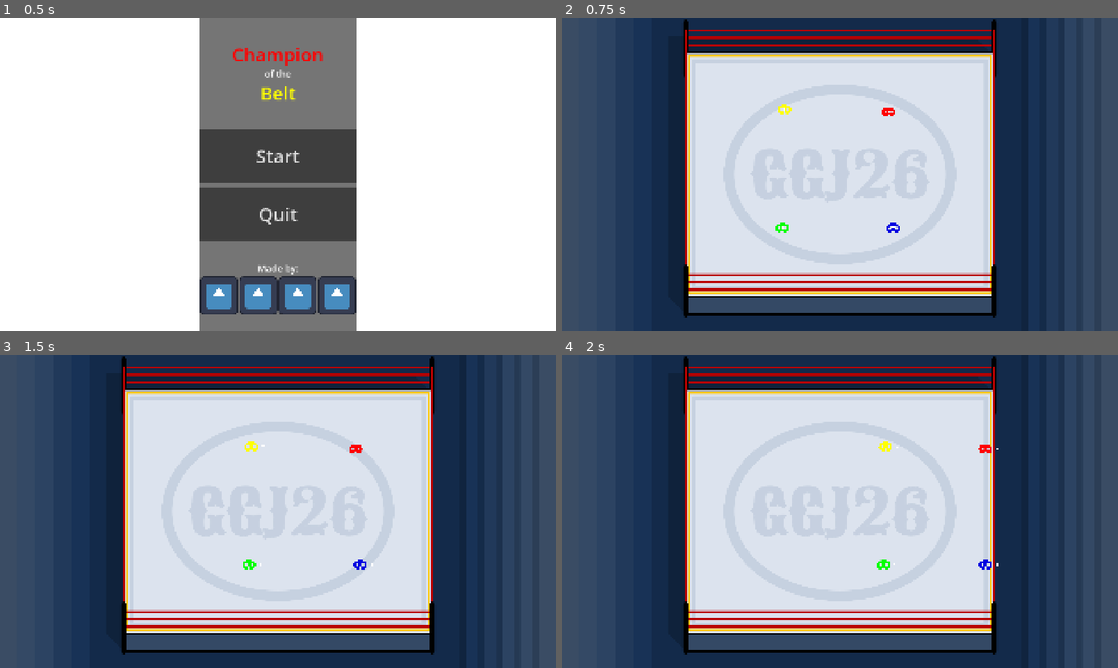
Above: before the commit, frames 1-4 (two rows, left to right).
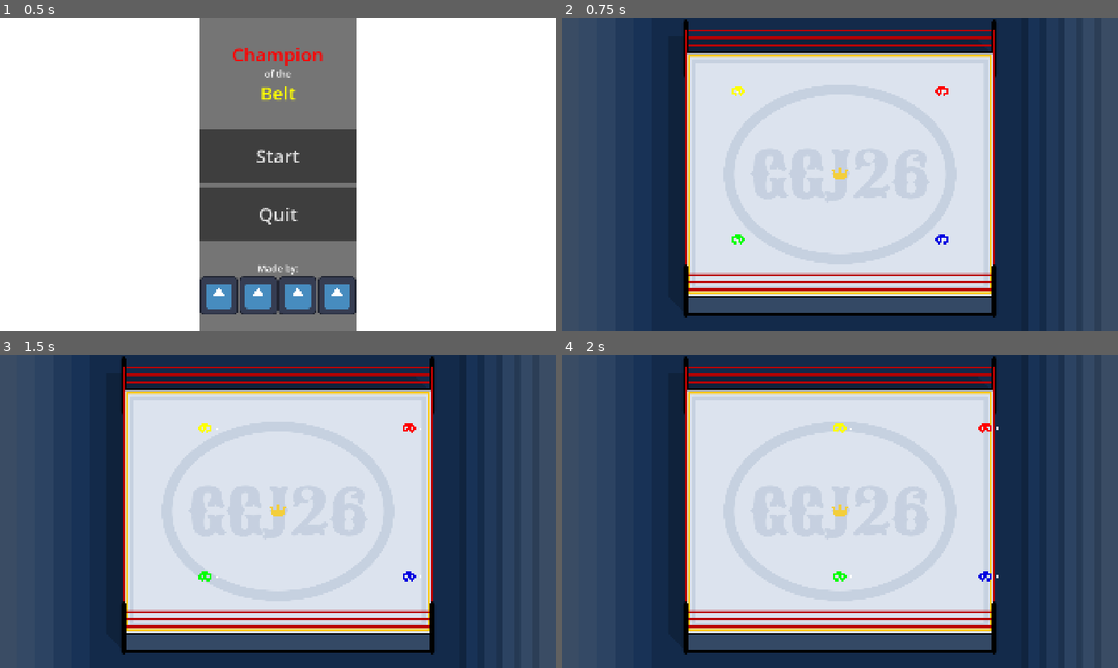
Above: after the commit, the same moments.

Repository: DeepRestGames/global-game-jam-2026
Game: Godot game, scene res://Scenes/main_menu.tscn
Two runs of this game, one before a commit and one after it. Both use one fixed random seed, a clock stepped at 60 frames per second and the inputs below. The engine's default icon, where the game draws it, is replaced by a stand-in: a white triangle on a blue panel in a dark square.
Inputs (mouse positions are in pixels of both pictures, inside the frame that each line leads up to):
- Up to frame 1 (0.5 s): no input
- Up to frame 2 (0.75 s): click "Start" at 0.5 s
- Up to frame 3 (1.5 s): tap Enter at 1.25 s; move the mouse to (400, 495) at 1.27 s; press the mouse at (400, 495) at 1.28 s; hold D (move_right) from 1.28 s (still down)
- Up to frame 4 (2 s): keep holding D (move_right)

Frame 1 is identical in both runs. In frame 2, 0.5% of the frame differs, in the area x 30-70%, y 21-73%; in frame 3, 0.5%; in frame 4, 0.5%, in the area x 48-79%, y 21-73%.

Commit message:
added knockout minigame

Diff:
--- /dev/null
+++ b/global-game-jam-2026/Scenes/belt/belt.tscn
@@ -0,0 +1,21 @@
+[gd_scene format=3 uid="uid://daiealbrrehsm"]
+
+[ext_resource type="Script" uid="uid://birrjf1v6gxct" path="res://scripts/belt/belt.gd" id="1_cynax"]
+[ext_resource type="Texture2D" uid="uid://itr7fydwpab0" path="res://art/crown-solid-full.svg" id="2_h05bw"]
+
+[sub_resource type="CircleShape2D" id="CircleShape2D_0t73s"]
+radius = 32.0
+
+[node name="Belt" type="Area2D" unique_id=542052037]
+visible = false
+script = ExtResource("1_cynax")
+
+[node name="Sprite2D" type="Sprite2D" parent="." unique_id=506609313]
+modulate = Color(0.9534305, 0.80704635, 0.23240986, 1)
+scale = Vector2(0.1, 0.1)
+texture = ExtResource("2_h05bw")
+
+[node name="CollisionShape2D" type="CollisionShape2D" parent="." unique_id=53165648]
+shape = SubResource("CircleShape2D_0t73s")
+
+[connection signal="body_entered" from="." to="." method="_on_body_entered"]
--- a/global-game-jam-2026/Scenes/game_scene.tscn
+++ b/global-game-jam-2026/Scenes/game_scene.tscn
@@ -3,7 +3,8 @@
 [ext_resource type="Script" uid="uid://co0xlb5mcbjqu" path="res://scripts/environment/camera.gd" id="1_b6fju"]
 [ext_resource type="Script" uid="uid://bk3s2boednv7" path="res://scripts/environment/ring.gd" id="1_x87qo"]
 [ext_resource type="Texture2D" uid="uid://dgog2ix0inyea" path="res://art/arena_background.png" id="3_bw6k5"]
-[ext_resource type="PackedScene" uid="uid://b36wdrqemc1e" path="res://scenes/player/player.tscn" id="3_ycayy"]
+[ext_resource type="PackedScene" uid="uid://b36wdrqemc1e" path="res://Scenes/player/player.tscn" id="3_ycayy"]
+[ext_resource type="PackedScene" uid="uid://daiealbrrehsm" path="res://Scenes/belt/belt.tscn" id="5_y3j0m"]
 
 [sub_resource type="WorldBoundaryShape2D" id="WorldBoundaryShape2D_oqyrl"]
 
@@ -40,6 +41,8 @@
 texture = ExtResource("3_bw6k5")
 
 [node name="StaticBody2D" type="StaticBody2D" parent="Ring" unique_id=1511064073]
+collision_layer = 2
+collision_mask = 2
 
 [node name="CollisionShape2D" type="CollisionShape2D" parent="Ring/StaticBody2D" unique_id=431483282]
 position = Vector2(0, 416)
@@ -80,26 +83,30 @@
 shape = SubResource("RectangleShape2D_rurhu")
 
 [node name="Player" parent="." unique_id=881583183 instance=ExtResource("3_ycayy")]
-position = Vector2(-192, -224)
+position = Vector2(-352, -288)
 scale = Vector2(0.4, 0.4)
 
 [node name="Player2" parent="." unique_id=825266784 instance=ExtResource("3_ycayy")]
-position = Vector2(168, -216)
+position = Vector2(352, -288)
 scale = Vector2(0.4, 0.4)
 player_color = Color(1, 0, 0, 1)
 player_num = 1
 
 [node name="Player3" parent="." unique_id=1839694508 instance=ExtResource("3_ycayy")]
-position = Vector2(-200, 184)
+position = Vector2(-352, 224)
 scale = Vector2(0.4, 0.4)
 player_color = Color(0.011764706, 1, 0, 1)
 player_num = 2
 
 [node name="Player4" parent="." unique_id=49969423 instance=ExtResource("3_ycayy")]
-position = Vector2(184, 184)
+position = Vector2(352, 224)
 scale = Vector2(0.4, 0.4)
 player_color = Color(0, 0, 0.8784314, 1)
 player_num = 3
 
+[node name="Belt" parent="." unique_id=542052037 instance=ExtResource("5_y3j0m")]
+visible = true
+is_active = true
+
 [connection signal="body_entered" from="Ring/Border" to="Ring" method="_on_border_body_entered"]
 [connection signal="body_exited" from="Ring/Border" to="Ring" method="_on_border_body_exited"]
--- /dev/null
+++ b/global-game-jam-2026/Scenes/knockout_minigame/knockout_minigame.tscn
@@ -0,0 +1,133 @@
+[gd_scene format=3 uid="uid://ha6xmy26ea2q"]
+
+[ext_resource type="Script" uid="uid://ct2gaa3uoe6dj" path="res://scripts/knockout_minigame/knockout_minigame.gd" id="1_o2p6u"]
+[ext_resource type="Texture2D" uid="uid://dyb24fuoim8yi" path="res://art/kenney_input_prompts/generic_button.png" id="3_d73lk"]
+[ext_resource type="Texture2D" uid="uid://bkh15lbxk8ba2" path="res://art/kenney_input_prompts/generic_button_pressed.png" id="3_t6sho"]
+[ext_resource type="Texture2D" uid="uid://dk4e3hqpaq5ds" path="res://art/kenney_input_prompts/flair_circle_0.png" id="4_q6enr"]
+[ext_resource type="Texture2D" uid="uid://5jpk2ikkj057" path="res://art/kenney_input_prompts/flair_circle_8.png" id="5_pfxj0"]
+
+[sub_resource type="Animation" id="Animation_t6sho"]
+length = 0.001
+tracks/0/type = "value"
+tracks/0/imported = false
+tracks/0/enabled = true
+tracks/0/path = NodePath("ButtonPressed:visible")
+tracks/0/interp = 1
+tracks/0/loop_wrap = true
+tracks/0/keys = {
+"times": PackedFloat32Array(0),
+"transitions": PackedFloat32Array(1),
+"update": 1,
+"values": [false]
+}
+tracks/1/type = "value"
+tracks/1/imported = false
+tracks/1/enabled = true
+tracks/1/path = NodePath("ButtonIdle:visible")
+tracks/1/interp = 1
+tracks/1/loop_wrap = true
+tracks/1/keys = {
+"times": PackedFloat32Array(0),
+"transitions": PackedFloat32Array(1),
+"update": 1,
+"values": [true]
+}
+
+[sub_resource type="Animation" id="Animation_d73lk"]
+resource_name = "action_button_toggle"
+length = 0.2
+loop_mode = 1
+step = 0.05
+tracks/0/type = "value"
+tracks/0/imported = false
+tracks/0/enabled = true
+tracks/0/path = NodePath("ButtonPressed:visible")
+tracks/0/interp = 1
+tracks/0/loop_wrap = true
+tracks/0/keys = {
+"times": PackedFloat32Array(0, 0.1),
+"transitions": PackedFloat32Array(1, 1),
+"update": 1,
+"values": [true, false]
+}
+tracks/1/type = "value"
+tracks/1/imported = false
+tracks/1/enabled = true
+tracks/1/path = NodePath("ButtonIdle:visible")
+tracks/1/interp = 1
+tracks/1/loop_wrap = true
+tracks/1/keys = {
+"times": PackedFloat32Array(0, 0.1),
+"transitions": PackedFloat32Array(1, 1),
+"update": 1,
+"values": [false, true]
+}
+
+[sub_resource type="AnimationLibrary" id="AnimationLibrary_t6sho"]
+_data = {
+&"RESET": SubResource("Animation_t6sho"),
+&"action_button_toggle": SubResource("Animation_d73lk")
+}
+
+[node name="KnockoutMinigame" type="Control" unique_id=242296841]
+layout_mode = 3
+anchors_preset = 0
+script = ExtResource("1_o2p6u")
+
+[node name="AnimationPlayer" type="AnimationPlayer" parent="." unique_id=1476927352]
+libraries/ = SubResource("AnimationLibrary_t6sho")
+autoplay = &"action_button_toggle"
+
+[node name="ButtonIdle" type="TextureRect" parent="." unique_id=585083997]
+layout_mode = 1
+anchors_preset = 8
+anchor_left = 0.5
+anchor_top = 0.5
+anchor_right = 0.5
+anchor_bottom = 0.5
+offset_left = -64.0
+offset_top = -76.0
+offset_right = 64.0
+offset_bottom = 52.0
+grow_horizontal = 2
+grow_vertical = 2
+texture = ExtResource("3_d73lk")
+expand_mode = 1
+stretch_mode = 5
+
+[node name="ButtonPressed" type="TextureRect" parent="." unique_id=708142106]
+visible = false
+layout_mode = 1
+anchors_preset = 8
+anchor_left = 0.5
+anchor_top = 0.5
+anchor_right = 0.5
+anchor_bottom = 0.5
+offset_left = -64.0
+offset_top = -76.0
+offset_right = 64.0
+offset_bottom = 52.0
+grow_horizontal = 2
+grow_vertical = 2
+texture = ExtResource("3_t6sho")
+expand_mode = 1
+stretch_mode = 5
+
+[node name="TextureProgressBar" type="TextureProgressBar" parent="." unique_id=495602964]
+layout_mode = 1
+anchors_preset = 8
+anchor_left = 0.5
+anchor_top = 0.5
+anchor_right = 0.5
+anchor_bottom = 0.5
+offset_left = 34.0
+offset_top = -86.0
+offset_right = 98.0
+offset_bottom = -22.0
+grow_horizontal = 2
+grow_vertical = 2
+size_flags_horizontal = 3
+fill_mode = 4
+texture_under = ExtResource("4_q6enr")
+texture_progress = ExtResource("5_pfxj0")
+tint_progress = Color(0, 0.6627451, 0, 1)
--- a/global-game-jam-2026/Scenes/player/player.tscn
+++ b/global-game-jam-2026/Scenes/player/player.tscn
@@ -4,6 +4,7 @@
 [ext_resource type="Texture2D" uid="uid://dtc744ifdyncd" path="res://art/mask-solid-full.svg" id="2_fcb3x"]
 [ext_resource type="Texture2D" uid="uid://daok2j868d14i" path="res://art/hand-fist-solid-full.svg" id="3_emvbc"]
 [ext_resource type="Texture2D" uid="uid://caslbj3lm1u2u" path="res://art/x-solid-full.svg" id="4_lvxji"]
+[ext_resource type="PackedScene" uid="uid://ha6xmy26ea2q" path="res://Scenes/knockout_minigame/knockout_minigame.tscn" id="5_p47bc"]
 
 [sub_resource type="CapsuleShape2D" id="CapsuleShape2D_fcb3x"]
 radius = 40.0
@@ -13,6 +14,7 @@
 radius = 16.0
 
 [node name="Player" type="CharacterBody2D" unique_id=881583183]
+collision_mask = 2
 motion_mode = 1
 script = ExtResource("1_sjcu7")
 
@@ -49,4 +51,11 @@
 scale = Vector2(0.062500045, 0.062500045)
 texture = ExtResource("4_lvxji")
 
+[node name="KnockoutMinigame" parent="." unique_id=242296841 instance=ExtResource("5_p47bc")]
+visible = false
+offset_left = 89.0
+offset_top = -68.0
+offset_right = 89.0
+offset_bottom = -68.0
+
 [connection signal="body_entered" from="AttackArea" to="." method="_on_attack_area_body_entered"]
--- /dev/null
+++ b/global-game-jam-2026/art/crown-solid-full.svg
@@ -0,0 +1 @@
+<svg xmlns="http://www.w3.org/2000/svg" viewBox="0 0 640 640" fill="#ffffff"><!--!Font Awesome Free 7.1.0 by @fontawesome - https://fontawesome.com License - https://fontawesome.com/license/free Copyright 2026 Fonticons, Inc.--><path d="M345 151.2C354.2 143.9 360 132.6 360 120C360 97.9 342.1 80 320 80C297.9 80 280 97.9 280 120C280 132.6 285.9 143.9 295 151.2L226.6 258.8C216.6 274.5 195.3 278.4 180.4 267.2L120.9 222.7C125.4 216.3 128 208.4 128 200C128 177.9 110.1 160 88 160C65.9 160 48 177.9 48 200C48 221.8 65.5 239.6 87.2 240L119.8 457.5C124.5 488.8 151.4 512 183.1 512L456.9 512C488.6 512 515.5 488.8 520.2 457.5L552.8 240C574.5 239.6 592 221.8 592 200C592 177.9 574.1 160 552 160C529.9 160 512 177.9 512 200C512 208.4 514.6 216.3 519.1 222.7L459.7 267.3C444.8 278.5 423.5 274.6 413.5 258.9L345 151.2z"/></svg>
--- a/global-game-jam-2026/project.godot
+++ b/global-game-jam-2026/project.godot
@@ -62,6 +62,7 @@
 [layer_names]
 
 2d_physics/layer_1="Player"
+2d_physics/layer_2="Ring"
 
 [physics]
 
--- /dev/null
+++ b/global-game-jam-2026/scripts/belt/belt.gd
@@ -0,0 +1,48 @@
+class_name Belt
+extends Area2D
+
+#region Signals
+#endregion
+#region Enums
+#endregion
+#region Constants
+#endregion
+#region Static Variables
+#endregion
+#region @export Variables
+@export var bounce_height: float = 200
+@export var bounce_up_duration: float = 0.3
+@export var bounce_down_duration: float = 0.85
+@export var is_active = false
+#endregion
+#region Regular Variables
+#endregion
+#region @onready Variables
+#endregion
+
+#region Event Methods
+#endregion
+#region Signal Handlers
+func _on_body_entered(body: Node2D) -> void:
+	if !is_active: return
+
+	if body is Player:
+		body.upgrade_player()
+		hide()
+		is_active = false
+#endregion
+#region Regular Methods
+func handle_spawn_animation():
+	var tween_y = create_tween()
+	tween_y.set_ease(Tween.EASE_OUT)
+	tween_y.set_trans(Tween.TRANS_SINE)
+	tween_y.tween_property(self, "position:y", position.y - bounce_height, bounce_up_duration)
+	tween_y.set_ease(Tween.EASE_OUT)
+	tween_y.set_trans(Tween.TRANS_BOUNCE)
+	tween_y.tween_property(self, "position:y", 0, bounce_down_duration)
+	var tween_x = create_tween()
+	tween_x.set_ease(Tween.EASE_OUT)
+	tween_x.set_trans(Tween.TRANS_SINE)
+	tween_x.tween_property(self, "position:x", 0, bounce_up_duration + bounce_down_duration)
+	tween_x.tween_callback(func(): is_active = true)
+#endregion
--- a/global-game-jam-2026/scripts/game_managers/multiplayer_input_setup.gd
+++ b/global-game-jam-2026/scripts/game_managers/multiplayer_input_setup.gd
@@ -22,5 +22,4 @@
 			for event in range(actionEventList.size()):
 				currentEvent = actionEventList[event].duplicate(true)
 				currentEvent.set_device(player)
-				print(currentEvent.device)
 				InputMap.action_add_event(currentAction,currentEvent)
--- /dev/null
+++ b/global-game-jam-2026/scripts/knockout_minigame/knockout_minigame.gd
@@ -0,0 +1,37 @@
+class_name KnockoutMinigame
+extends Control
+
+#region Signals
+signal finished
+#endregion
+#region Enums
+#endregion
+#region Constants
+#endregion
+#region Static Variables
+#endregion
+#region @export Variables
+#endregion
+#region Regular Variables
+#endregion
+#region @onready Variables
+@onready var texture_progress_bar: TextureProgressBar = $TextureProgressBar
+#endregion
+
+#region Event Methods
+#endregion
+#region Signal Handlers
+#endregion
+#region Regular Methods
+func setup(max_value):
+	texture_progress_bar.value = 0
+	texture_progress_bar.max_value = max_value
+	show()
+
+
+func increase_progress():
+	texture_progress_bar.value += 1
+	if texture_progress_bar.value >= texture_progress_bar.max_value:
+		finished.emit()
+		hide()
+#endregion
--- a/global-game-jam-2026/scripts/player/player.gd
+++ b/global-game-jam-2026/scripts/player/player.gd
@@ -7,6 +7,8 @@
 signal knocked_back(direction)
 signal knocked_out
 signal recovered
+signal upgraded
+signal downgraded
 #endregion
 #region Enums
 #endregion
@@ -16,16 +18,22 @@
 #region Static Variables
 #endregion
 #region @export Variables
+@export_group("General")
 @export var player_color: Color = Color.YELLOW
 @export var player_num = 0
+@export_group("Movement")
+@export var input_vector_deadzone : float = -1
 @export var move_speed : float = 500
+@export_group("Attack and Knockback")
 @export var attack_radius: float = 100
 @export var hit_timer: float = 0.2
 @export var knockback_strength: float = 40
 @export var knockback_falloff: float = 0.75
 @export var knocked_out_duration: float = 2
-@export var input_vector_deadzone : float = -1
-@export var is_player_dummy = false
+@export_group("Boss Modifiers")
+@export var boss_size_factor = 1.7
+@export var boss_knockback_factor = 1.5
+@export var boss_move_speed_factor = 0.5
 #endregion
 #region Regular Variables
 var _is_stunned = false:
@@ -37,6 +45,7 @@
 		stun_indicator.visible = value
 		_is_knocked_out = value
 var _knockback_direction = Vector2.ZERO
+var _is_boss = false
 #endregion
 #region @onready Variables
 @onready var sprite_2d: Sprite2D = $Sprite2D
@@ -44,11 +53,14 @@
 @onready var attack_area_sprite_2d: Sprite2D = $AttackArea/Sprite2D
 @onready var attack_area_collision: CollisionShape2D = $AttackArea/CollisionShape2D
 @onready var stun_indicator: Node2D = $StunIndicator
+@onready var belt: Belt = $"../Belt"
+@onready var knockout_minigame: KnockoutMinigame = $KnockoutMinigame
 #endregion
 
 #region Event Methods
 func _ready():
 	sprite_2d.self_modulate = player_color
+	knockout_minigame.finished.connect(_on_knockout_minigame_finished)
 
 
 func _physics_process(delta):
@@ -59,13 +71,14 @@
 
 
 func _unhandled_input(event: InputEvent) -> void:
-	if is_player_dummy: return
-
 	if event.is_action_pressed("attack_action" + str(player_num)):
-		attack_area_collision.disabled = false
-		attacked.emit()
-		await get_tree().create_timer(hit_timer, false, true, false).timeout
-		attack_area_collision.set_deferred("disabled", true)
+		if _is_knocked_out:
+			knockout_minigame.increase_progress()
+		elif !_is_stunned:
+			attack_area_collision.disabled = false
+			attacked.emit()
+			await get_tree().create_timer(hit_timer, false, true, false).timeout
+			attack_area_collision.set_deferred("disabled", true)
 #endregion
 #region Signal Handlers
 func _on_attack_area_body_entered(body: Node2D) -> void:
@@ -73,6 +86,11 @@
 		var direction = (attack_area.global_position - global_position).normalized()
 		hit.emit(direction)
 		body.get_hit(direction)
+
+
+func _on_knockout_minigame_finished():
+	_is_knocked_out = false
+	recovered.emit()
 #endregion
 #region Regular Methods
 func get_hit(direction):
@@ -84,21 +102,46 @@
 func get_knocked_out():
 	if !_is_stunned: return
 
+	if _is_boss: downgrade_player()
+
 	_knockback_direction = Vector2.ZERO
+	_is_stunned = false
 	_is_knocked_out = true
+	knockout_minigame.setup(10)
 	knocked_out.emit(_knockback_direction)
-	await get_tree().create_timer(knocked_out_duration, false, true, false).timeout
-	_is_knocked_out = false
-	recovered.emit()
+
+
+func upgrade_player():
+	if _is_boss: return
+
+	_is_boss = true
+	scale *= Vector2.ONE * boss_size_factor
+	move_speed *= boss_move_speed_factor
+	knockback_strength *= boss_knockback_factor
+	upgraded.emit()
+
+
+func downgrade_player():
+	if !_is_boss: return
+
+	_is_boss = false
+	scale /= Vector2.ONE * boss_size_factor
+	move_speed /= boss_move_speed_factor
+	knockback_strength /= boss_knockback_factor
+	downgraded.emit()
+
+	belt.position = position
+	belt.show()
+	belt.handle_spawn_animation()
 
 
 func _handle_movement():
 	var input_vector = Input.get_vector("move_left" + str(player_num), \
 		"move_right" + str(player_num), "move_up" + str(player_num), "move_down" + str(player_num), input_vector_deadzone)
-	if !is_player_dummy and input_vector != Vector2.ZERO:
+	if input_vector != Vector2.ZERO:
 		attack_area.position = input_vector.normalized() * attack_radius
 
-	if !is_player_dummy and !_is_stunned:
+	if !_is_stunned and !_is_knocked_out:
 		velocity = input_vector * move_speed
 
 
Not shown, added: global-game-jam-2026/art/crown-solid-full.svg.import
Binary file added: global-game-jam-2026/art/kenney_input_prompts/flair_circle_0.png
Not shown, added: global-game-jam-2026/art/kenney_input_prompts/flair_circle_0.png.import
Binary file added: global-game-jam-2026/art/kenney_input_prompts/flair_circle_8.png
Not shown, added: global-game-jam-2026/art/kenney_input_prompts/flair_circle_8.png.import
Binary file added: global-game-jam-2026/art/kenney_input_prompts/generic_button.png
Not shown, added: global-game-jam-2026/art/kenney_input_prompts/generic_button.png.import
Binary file added: global-game-jam-2026/art/kenney_input_prompts/generic_button_pressed.png
Not shown, added: global-game-jam-2026/art/kenney_input_prompts/generic_button_pressed.png.import
Not shown, added: global-game-jam-2026/scripts/belt/belt.gd.uid
Not shown, added: global-game-jam-2026/scripts/knockout_minigame/knockout_minigame.gd.uid
